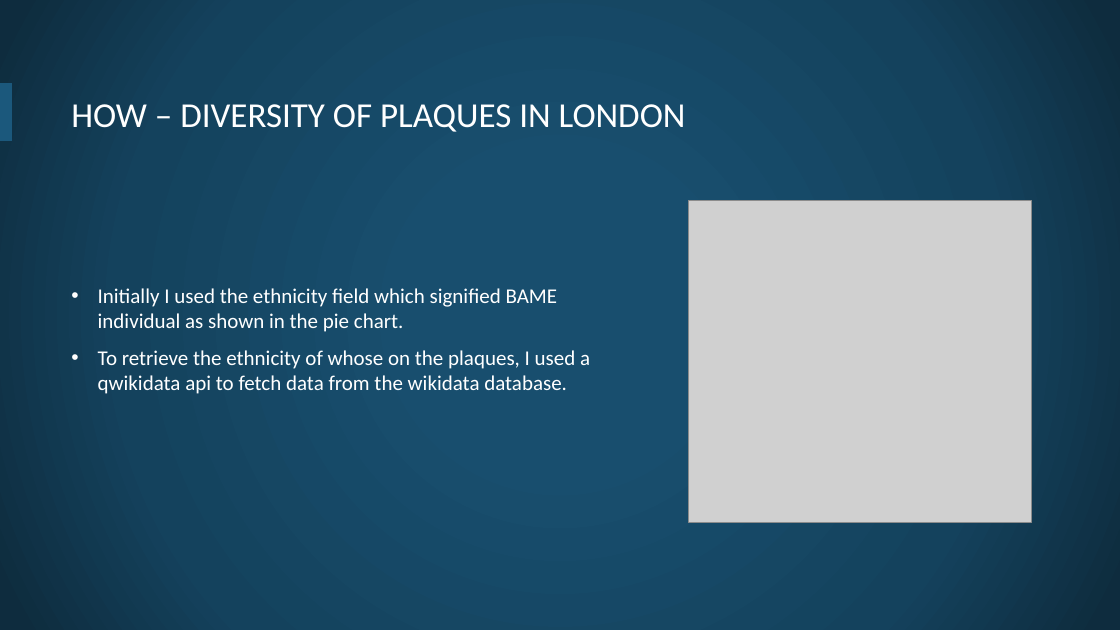
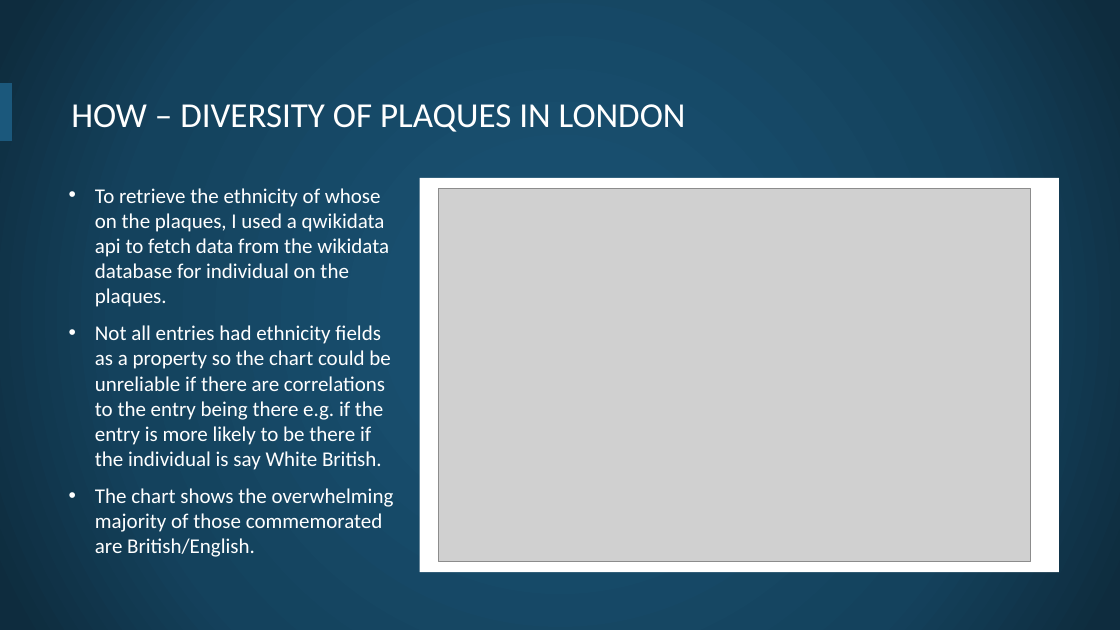
Before and after one commit to openheritage/open-plaques-diversity, a slide deck: slide 6 of The diversity of plaques in London.pptx. Drawn at 1120x630 pixels with LibreOffice and Linux fonts; fonts in the diff are those of the drawing; grey boxes stand for pictures; background and template pictures are left out. Boxes give left, top, right and bottom in pixels: in the first picture for what was removed or moved away, otherwise in the second. Text is boxed around its words. In the diff, an @@ line names an element or a change of style, - is before the commit and + after.

```diff
--- a/The diversity of plaques in London.pptx
+++ b/The diversity of plaques in London.pptx
@@ rectangle added at <box>419,178,1059,572</box>, fill #FFFFFF @@
@@ text at <box>95,188,394,557</box>: text changed @@
-• Initially I used the ethnicity field which signified BAME individual as shown in the pie chart.
-• To retrieve the ethnicity of whose on the plaques, I used a qwikidata api to fetch data from the wikidata database.
+• To retrieve the ethnicity of whose on the plaques, I used a qwikidata api to fetch data from the wikidata database for individual on the plaques.
+• Not all entries had ethnicity fields as a property so the chart could be unreliable if there are correlations to the entry being there e.g. if the entry is more likely to be there if the individual is say White British.
+• The chart shows the overwhelming majority of those commemorated are British/English.
@@ picture added at <box>439,188,1031,562</box> @@
@@ picture removed at <box>688,201,1031,523</box> @@
```
Also in this commit, not shown: 1 other slide changed, 2 slides added, 1 slide removed.
